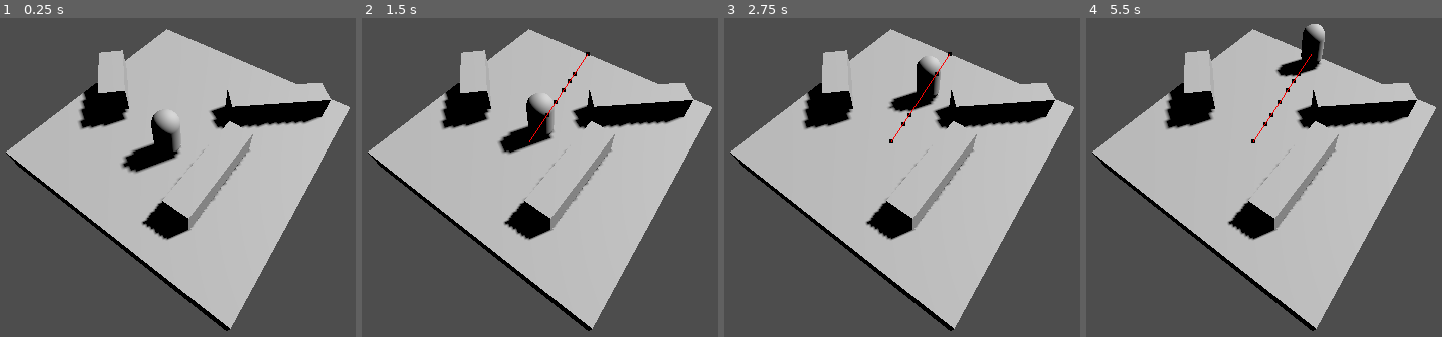
Above: before the commit, frames 1-4 (left to right).
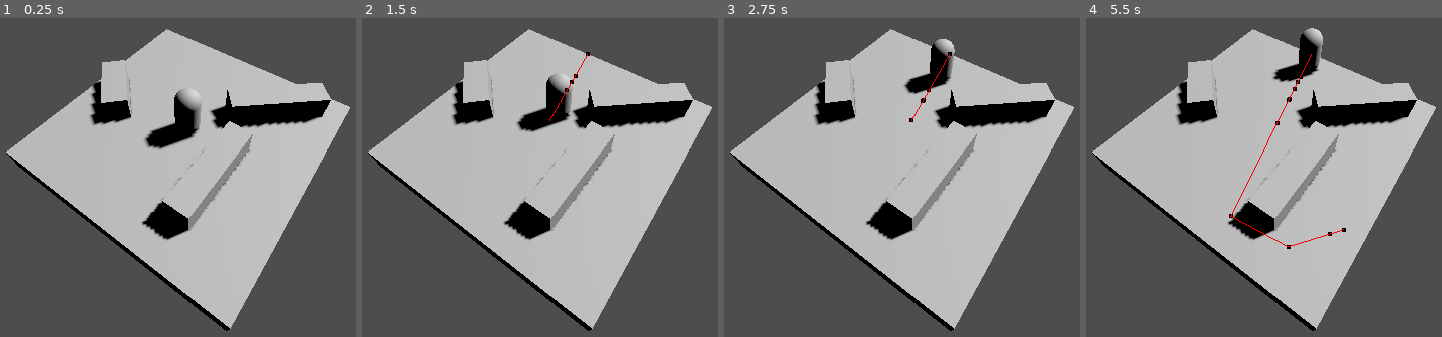
Above: after the commit, the same moments.

Repository: ygr671/beyond-the-ice
Game: Godot game, scene res://npc/navigation_region_3d.tscn
Two runs of this game, one before a commit and one after it. Both use one fixed random seed, a clock stepped at 60 frames per second and the inputs below. This scene is started directly instead of the project's main scene.
Inputs (mouse positions are in pixels of both pictures, inside the frame that each line leads up to):
- Up to frame 1 (0.25 s): no input
- Up to frame 2 (1.5 s): tap Enter at 0.5 s; move the mouse to (outside the picture) at 0.52 s; click (outside the picture) at 0.67 s; move the mouse to (394, 174) at 1.27 s; click (394, 174) at 1.42 s
- Up to frame 3 (2.75 s): move the mouse to (994, 53) at 2.02 s; click (994, 53) at 2.17 s
- Up to frame 4 (5.5 s): move the mouse to (1235, 241) at 2.77 s; click (1235, 241) at 2.92 s; move the mouse to (outside the picture) at 3.52 s; click (outside the picture) at 3.67 s; move the mouse to (outside the picture) at 4.27 s; click (outside the picture) at 4.42 s; tap Space at 5 s; move the mouse to (1317, 151) at 5.02 s; click (1317, 151) at 5.17 s

The runs differ from the first frame. In frame 1, 3.5% of the frame differs, in the area x 21-57%, y 10-49%; in frame 2, 3.3%; in frame 3, 3.0%; in frame 4, 2.4%.

Commit message:
MAJ label

Diff:
--- a/npc/camera_3d.gd
+++ b/npc/camera_3d.gd
@@ -3,7 +3,7 @@
 var mouse = Vector2()
 var target: Node3D = null
 var move_speed = 5.0
-@onready var ui_label: Label = $"../Label"
+@onready var ui_label: Label = $"../CanvasLayer/Label"
 var normal_rotation: Basis
 var target_rotation: Basis
 var normal_position: Vector3
@@ -46,6 +46,8 @@
 
 
 
+
+
 func _process(delta: float) -> void:
 	if target:
 		var target_position = target.global_position + Vector3(0, 2, 5)
--- a/npc/navigation_npc.gd
+++ b/npc/navigation_npc.gd
@@ -1,14 +1,16 @@
 extends CharacterBody3D
+
+class_name NavigationNPC
 @onready var navigation_agent_3d: NavigationAgent3D = $NavigationAgent3D
 
 
-var Prénom: String = "Yanis"
-var Nom : String = "SALMANE"
+@export var npc_name: String = "NPC"
+@export var dialogue: String = "Bonjour !"
 
 
 
 func _display() ->String:
-	return "Je m'appelle " + Prénom +" " + Nom
+	return "Je m'appelle " + npc_name +" " + dialogue
 
 
 
--- a/npc/navigation_region_3d.tscn
+++ b/npc/navigation_region_3d.tscn
@@ -4,8 +4,8 @@
 [ext_resource type="Script" uid="uid://dbn8aape3osil" path="res://npc/camera_3d.gd" id="2_ilobj"]
 
 [sub_resource type="NavigationMesh" id="NavigationMesh_khqy5"]
-vertices = PackedVector3Array(-3.5, 0.5, 2.25, -4.5, 0.5, 1.25, -4.5, 0.5, 4.5, 4.5, 0.5, -3, 2.25, 0.5, -1.25, 3.25, 0.5, -0.75, -2.5, 0.5, 2.25, -4.5, 0.5, -4.5, -4.5, 0.5, -1.5, -3.5, 0.5, -1.5, 0, 0.5, -2.5, 2.25, 0.5, -4.5, -1.75, 0.5, 1.5, 1.25, 0.5, 4, 1, 0.5, -0.5, 4.5, 0.5, 4.5, 3.25, 0.5, 3.75, -1.75, 0.5, 0.25, 0, 0.5, -1.25, 2.75, 1.5, -2.75, 3.5, 1.5, -3.5, 3, 1.5, -3.75, 2.25, 1.5, -3)
-polygons = [PackedInt32Array(2, 1, 0), PackedInt32Array(3, 5 …(357 unchanged characters)… Int32Array(15, 5, 3), PackedInt32Array(18, 14, 17), PackedInt32Array(17, 14, 12), PackedInt32Array(22, 21, 19), PackedInt32Array(19, 21, 20)]
+vertices = PackedVector3Array(-3.5287676, 0.5, 2.25, -4.5287676, 0.5, 1.25, -4.5287676, 0.5, 4.5, 4.4712324, 0.5, -3, 2.2212324, 0.5, -1.25, 3.2212324, 0.5, -0.75, -2.5287676, 0.5, 2.25, -4.5287676, 0.5, -4.5, -4.5287676, 0.5, -1.5, -3.5287676, 0.5, -1.5, -0.028767586, 0.5, -2.5, 2.2212324, 0.5, -4.5, -1.5287676, 0.5, 1.25, 1.2212324, 0.5, 4, 0.9712324, 0.5, -0.5, 4.4712324, 0.5, 4.5, 3.2212324, 0.5, 3.75, -1.5287676, 0.5, 0.5, -0.028767586, 0.5, -1.5, 2.4712324, 1.5, -2.5, 3.4712324, 1.5, -3.5, 2.9712324, 1.5, -3.75, 1.9712324, 1.5, -2.75)
+polygons = [PackedInt32Array(2, 1, 0), PackedInt32Array(3, 5 …(357 unchanged characters)… Int32Array(15, 5, 3), PackedInt32Array(17, 18, 12), PackedInt32Array(12, 18, 14), PackedInt32Array(22, 21, 19), PackedInt32Array(19, 21, 20)]
 
 [node name="NavigationNPC3D" type="NavigationRegion3D"]
 navigation_mesh = SubResource("NavigationMesh_khqy5")
@@ -19,9 +19,6 @@
 transform = Transform3D(1, 0, 0, 0, 1, 0, 0, 0, 1, 0, -0.5, 0)
 use_collision = true
 size = Vector3(10, 1, 10)
-
-[node name="NavigationNPC" parent="." instance=ExtResource("1_i7ajm")]
-transform = Transform3D(1, 0, 0, 0, 1, 0, 0, 0, 1, 0, 1, 1.2765379)
 
 [node name="Camera3D" type="Camera3D" parent="."]
 transform = Transform3D(0.81487733, -0.47420406, 0.333325, 0.0010056901, 0.5762175, 0.81729585, -0.5796327, -0.66566056, 0.47002345, 4.503975, 9.220289, 6.138476)
@@ -38,10 +35,25 @@
 size = Vector3(1, 1, 3.935669)
 
 [node name="CSGBox3D4" type="CSGBox3D" parent="."]
-transform = Transform3D(0.7085122, 0, 0.7056985, 0, 1, 0, -0.7056985, 0, 0.7085122, -3.498167, 1, 0.3537078)
+transform = Transform3D(0.7085122, 0, 0.7056985, 0, 1, 0, -0.7056985, 0, 0.7085122, -3.498, 0.5, 0.354)
 use_collision = true
 size = Vector3(1, 1, 2.4811249)
 
-[node name="Label" type="Label" parent="."]
-offset_right = 40.0
-offset_bottom = 23.0
+[node name="NavigationNPC" parent="." instance=ExtResource("1_i7ajm")]
+transform = Transform3D(1, 0, 0, 0, 1, 0, 0, 0, 1, 0, 1, 0)
+npc_name = "Yanis"
+dialogue = "je suis un GOAT "
+
+[node name="CanvasLayer" type="CanvasLayer" parent="."]
+
+[node name="Label" type="Label" parent="CanvasLayer"]
+anchors_preset = 12
+anchor_top = 1.0
+anchor_right = 1.0
+anchor_bottom = 1.0
+offset_top = -248.0
+offset_bottom = -225.0
+grow_horizontal = 2
+grow_vertical = 0
+horizontal_alignment = 1
+vertical_alignment = 2
